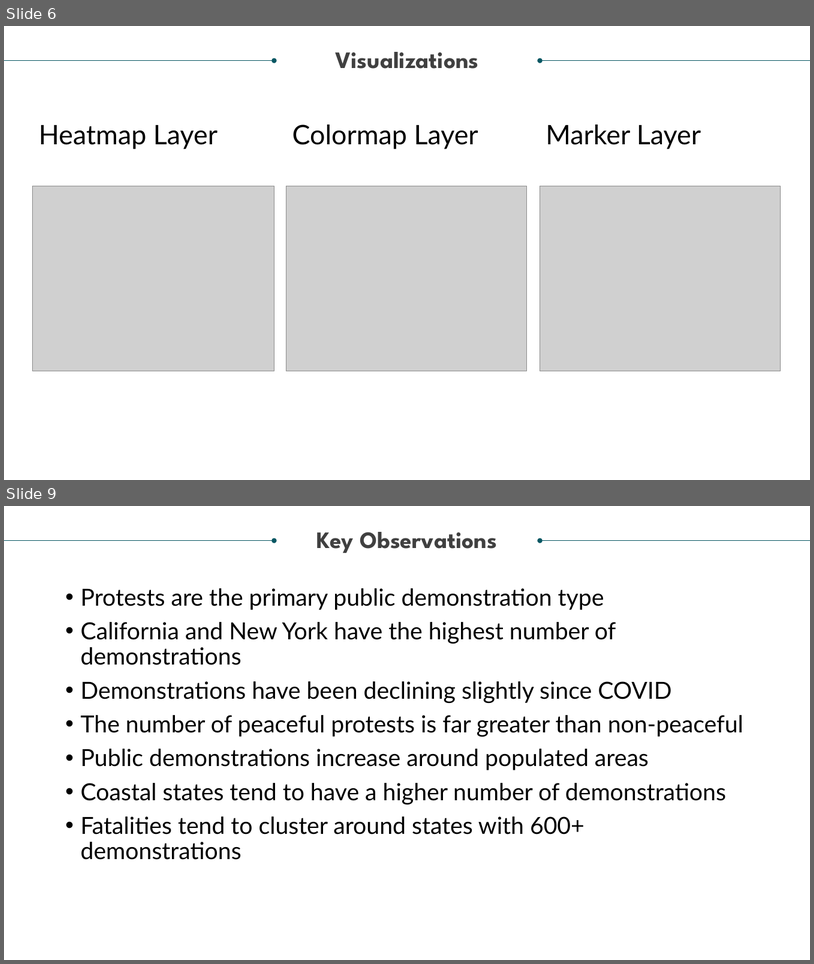
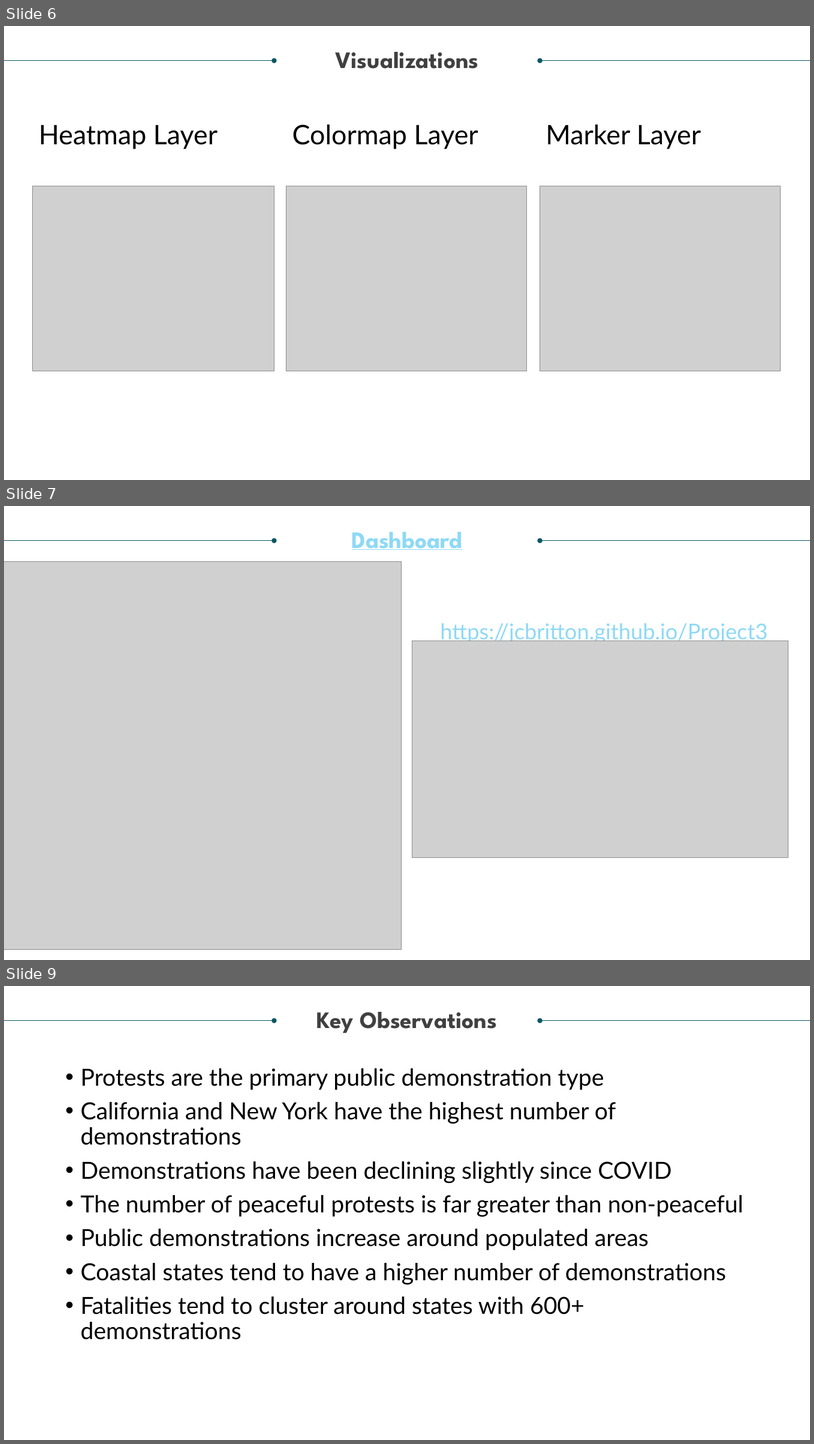
Before and after one commit to jcbritton/Project3, a slide deck: Project 3 Presentation.pptx. Shown one above the other, each under a label of ours: slides 6 and 9 before the commit, slides 6, 7 and 9 after it; the slides between them are not shown. The pictures are 814x964 and 814x1444 pixels, drawn with LibreOffice and Linux fonts; fonts in the diff are those of the drawing; grey boxes stand for pictures. Boxes give left, top, right and bottom in pixels: in the first picture for what was removed or moved away, otherwise in the second. Text is boxed around its words. In the diff, an @@ line names an element or a change of style, - is before the commit and + after.

```diff
--- a/Project 3 Presentation.pptx
+++ b/Project 3 Presentation.pptx
@@ slide 7 added at box(4, 506, 810, 960), background #FFFFFF @@
@@ arrow added from (4, 540) to (275, 540), #085764 0.5 pt @@
@@ text added at box(352, 532, 463, 550), 28 pt, text #8ED9F6, bold, underline @@
+Dashboard
@@ arrow added from (810, 540) to (540, 540), #085764 0.5 pt @@
@@ picture added at box(4, 561, 402, 949) @@
@@ text added at box(440, 623, 768, 644), 25.9 pt, text #8ED9F6, underline @@
+https://jcbritton.github.io/Project3/
@@ picture added at box(413, 641, 789, 858) @@
```
Also in this commit, not shown: 1 slide changed, 1 slide removed, 2 other files.
